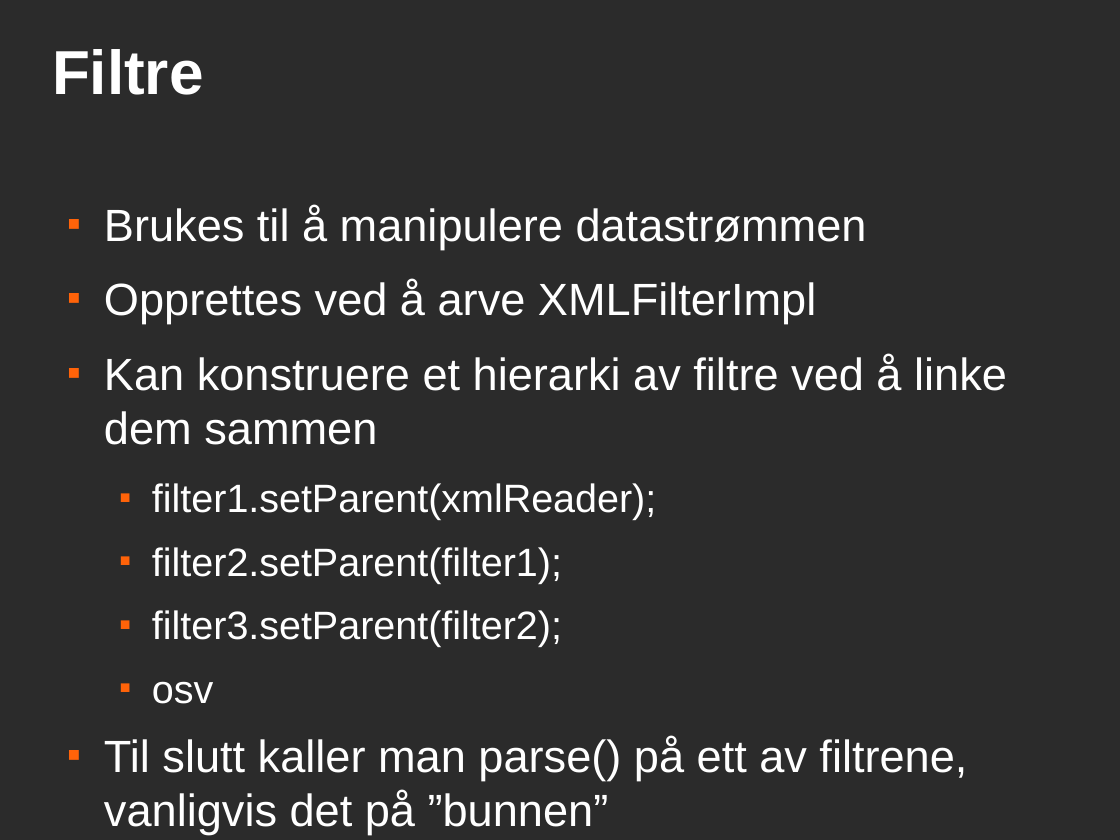
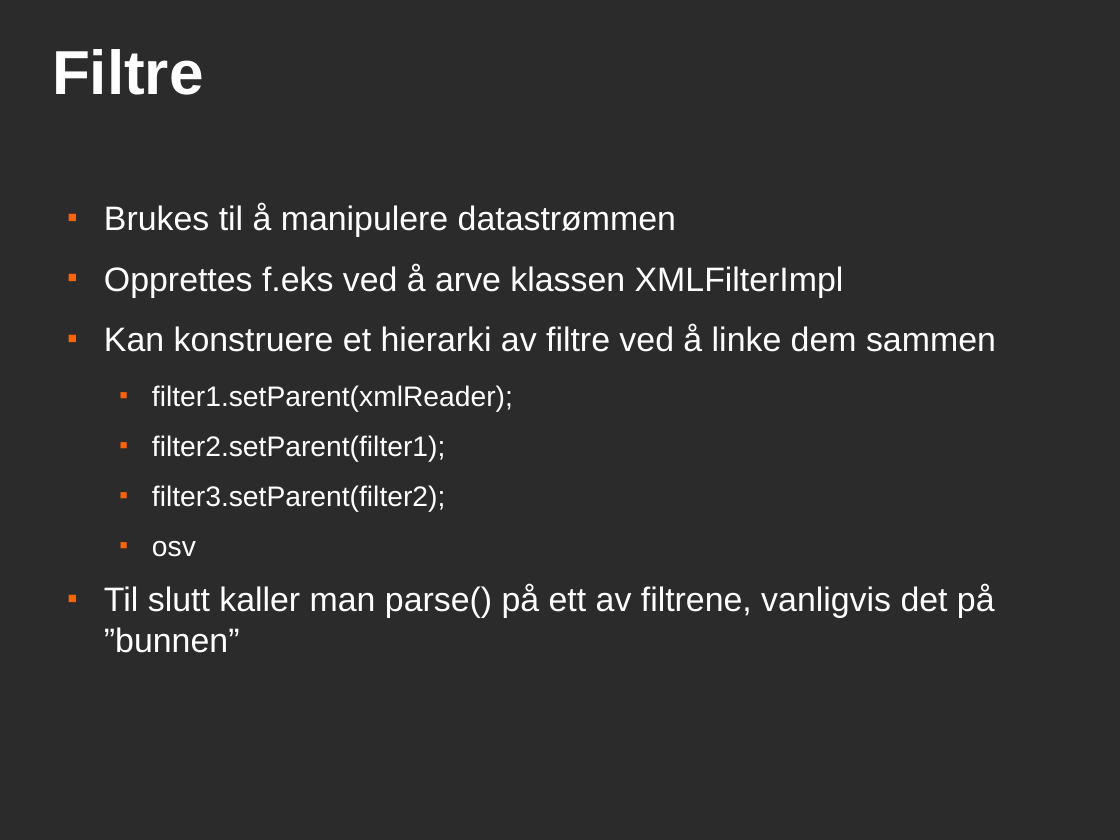
Before and after one commit to andrerav/xqft-parser, a slide deck: slide 12 of doc/sax.odp. Drawn at 1120x840 pixels with LibreOffice and Linux fonts; fonts in the diff are those of the drawing; background and template pictures are left out; a plain dark background stands for a picture behind light text. Boxes give left, top, right and bottom in pixels: in the first picture for what was removed or moved away, otherwise in the second. Text is boxed around its words. In the diff, an @@ line names an element or a change of style, - is before the commit and + after.

```diff
--- a/doc/sax.odp
+++ b/doc/sax.odp
@@ text at (x1=104, y1=203, x2=996, y2=653): size 32 to 24 pt in "Brukes til å manipulere datastrømmen", "Kan konstruere et hierarki av filtre ved ...", "Til slutt kaller man parse() på ett ..."; size 28 to 20 pt in "filter1.setParent(xmlReader);", "filter2.setParent(filter1);", "filter3.setParent(filter2);", "osv" @@
@@ text at (x1=104, y1=263, x2=844, y2=297): text changed; size 32 to 24 pt @@
-■ Opprettes ved å arve XMLFilterImpl
+■ Opprettes f.eks ved å arve klassen XMLFilterImpl
```
Also in this commit, not shown: 4 other slides changed, 1 slide added.
